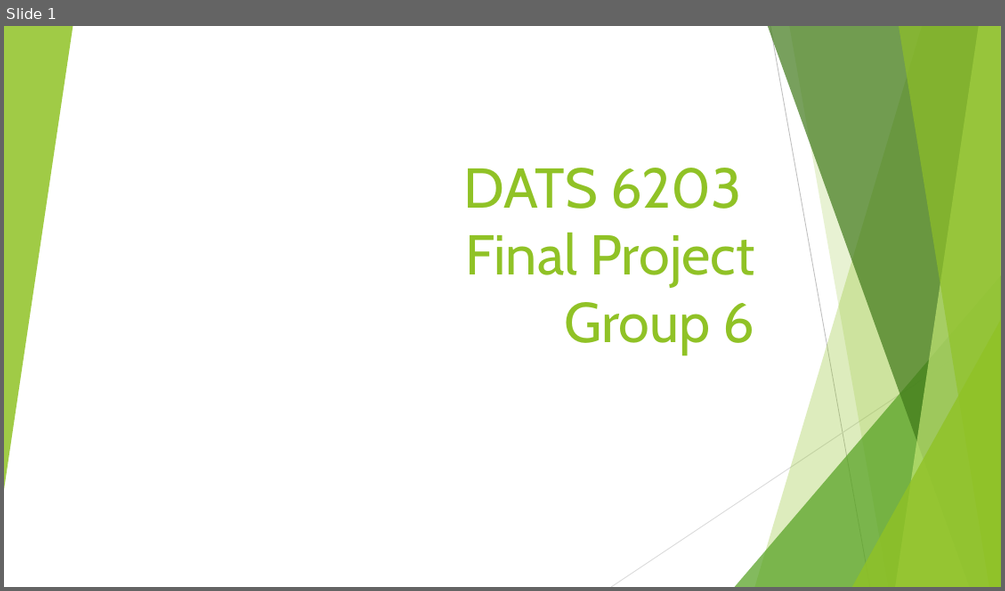
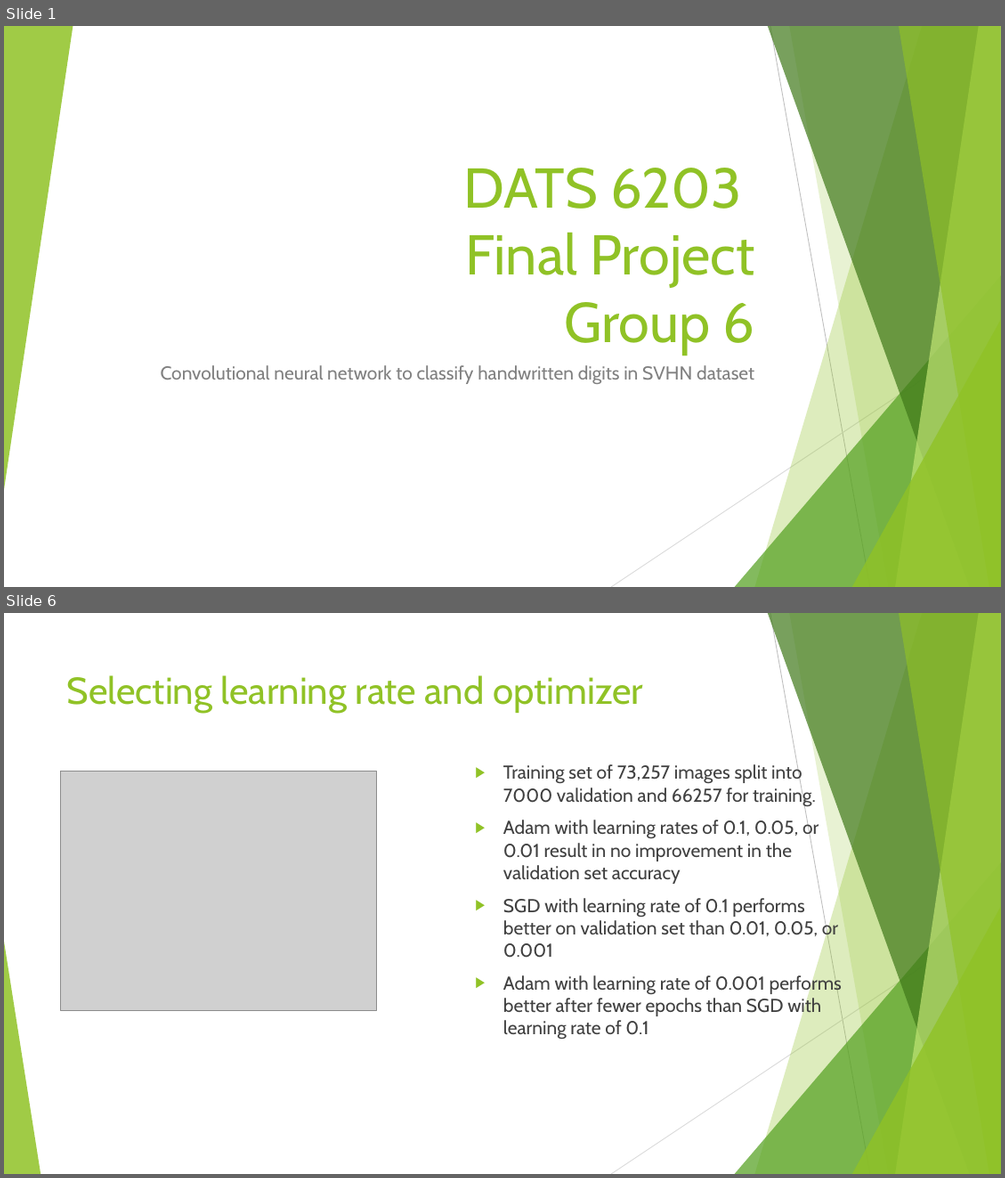
Before and after one commit to josephhaaga/Final-Project-Group6, a slide deck: Final-Group-Presentation/final group presentation.pptx. Shown one above the other, each under a label of ours: slide 1 before the commit, slides 1 and 6 after it; the slides between them are not shown. The pictures are 1005x591 and 1005x1178 pixels, drawn with LibreOffice and Linux fonts; fonts in the diff are those of the drawing; grey boxes stand for pictures. Boxes give left, top, right and bottom in pixels: in the first picture for what was removed or moved away, otherwise in the second. Text is boxed around its words. In the diff, an @@ line names an element or a change of style, - is before the commit and + after.

```diff
--- a/Final-Group-Presentation/final group presentation.pptx
+++ b/Final-Group-Presentation/final group presentation.pptx
@@ slide 6 added at [4, 613, 1001, 1174], background #FFFFFF; not listed: 9 template elements that a slide beside it also shows @@
@@ title added at [67, 675, 643, 713], 36 pt, text #90C226 @@
+Selecting learning rate and optimizer
@@ picture added at [61, 771, 376, 1010] @@
@@ text added at [503, 764, 841, 1039], 18 pt, text #404040 @@
+▶ Training set of 73,257 images split into 7000 validation and 66257 for training.
+▶ Adam with learning rates of 0.1, 0.05, or 0.01 result in no improvement in the validation set accuracy
+▶ SGD with learning rate of 0.1 performs better on validation set than 0.01, 0.05, or 0.001
+▶ Adam with learning rate of 0.001 performs better after fewer epochs than SGD with learning rate of 0.1
@@ triangle added at [4, 941, 40, 1174], fill #90C226 at 85% opacity @@
@@ slide 1 changed as well @@
@@ subtitle added at [161, 365, 754, 384], 18 pt, text #808080 @@
+Convolutional neural network to classify handwritten digits in SVHN dataset
```
Also in this commit, not shown: 4 other slides changed, 8 other slides added, 2 slides removed, 1 other file.
